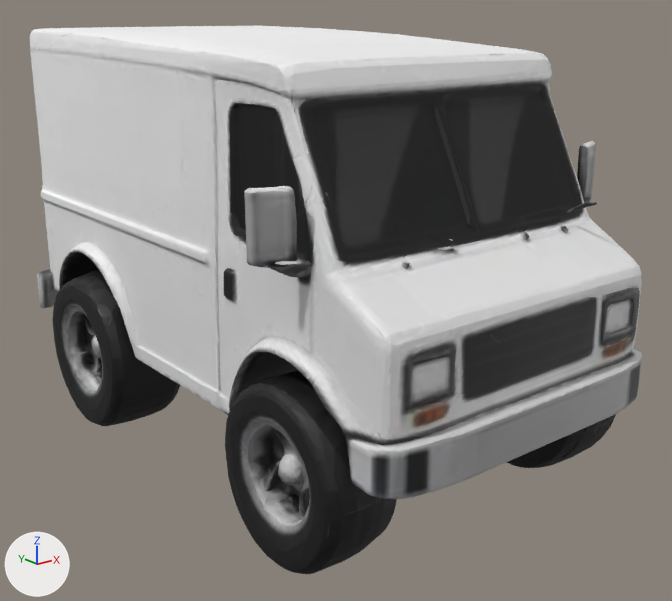
Before and after pictures for a commit that changed the glTF model public/vr/models/cars/van.glb.
Camera for both pictures: a 50 mm lens placed at (-4.59, -6.15, 3.65), pointed at (0.11, -0.27, 1.3). Lighting does not change. The marker at lower left points along +X, +Y and +Z. The picture after the commit comes second. Vertices at exactly the same position are counted once.

Objects in the first picture: 'geometry_0'.
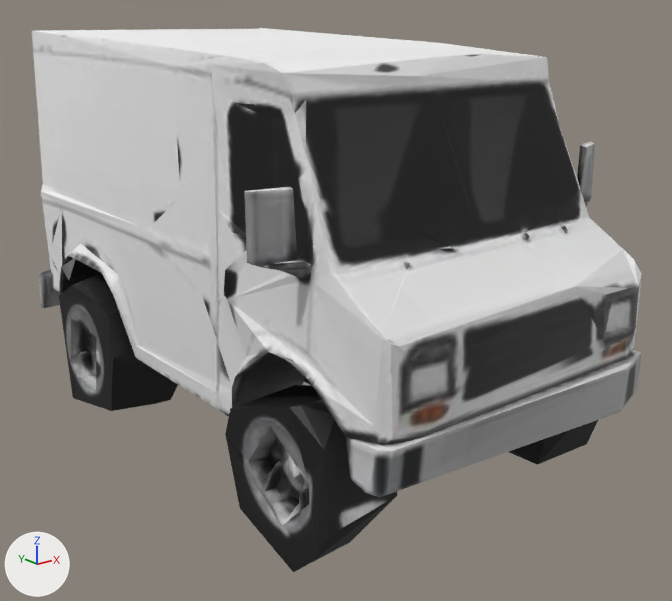
What differs and where, as boxes [x1, y1, x2, y2] in the pictures (672 x 601 px):
'geometry_0', reshaped: before [30, 26, 642, 574]; after [32, 28, 641, 572]
part 1 of me_geometry_0, deleted: before [566, 202, 597, 213]
part 2 of me_geometry_0, cut back: before [30, 26, 642, 574]

What the commit changed:
me_geometry_0 is used by ob_geometry_0; location (0.0, 0.0, 0.0).
me_geometry_0 had 7896 vertices, 15750 faces and spanned x -1.66..1.66, y -2.6..2.6, z 0.0..3.49.
me_geometry_0 now has 943 vertices, 1902 faces and spans x -1.66..1.65, y -2.58..2.59, z 0.05..3.46.
me_geometry_0 part 1: the loose piece of 21 vertices spanning x 0.91..0.96, y -2.2..-1.96, z 2.23..2.34 is deleted.
me_geometry_0 part 2: 1 vertex moved within x 1.25, y -0.67, z 2.84; 6926 vertices removed from x -1.66..1.66, y -2.6..2.6, z 0.0..3.49.
Other edits to the shape of me_geometry_0 do not show in these pictures.
